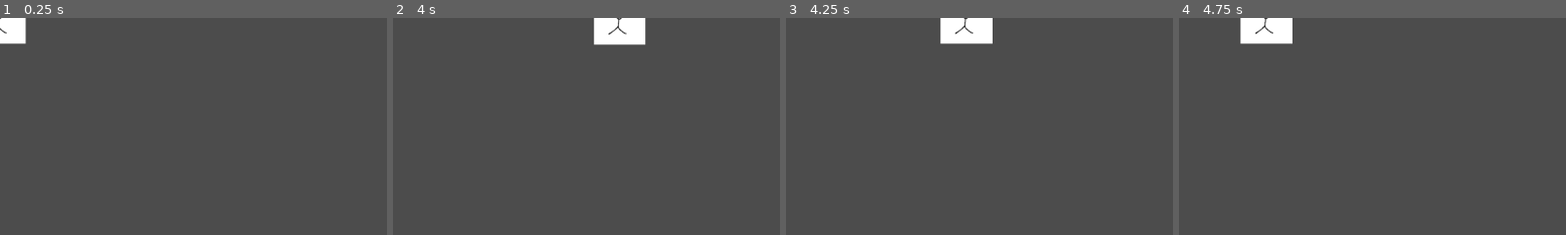
Above: before the commit, frames 1-4 (left to right).
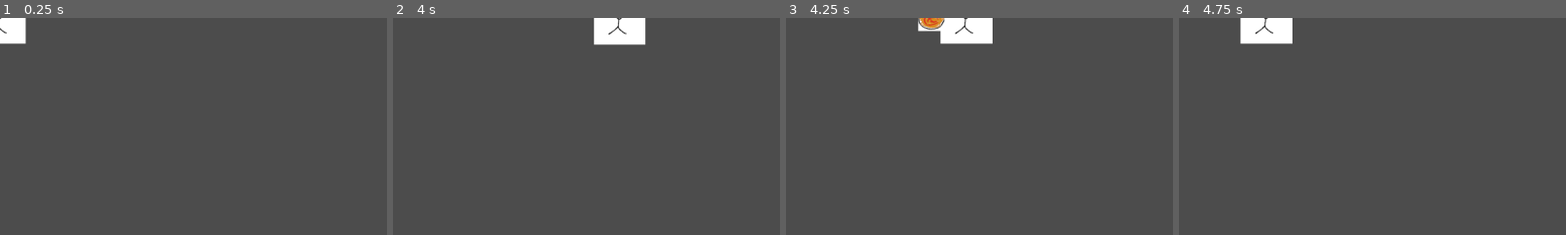
Above: after the commit, the same moments.

Repository: m-at-FNSPE/fitgamejam-team10
Game: Godot game, scene res://Game.tscn
Same seed, same stepped clock (60 frames per second), same inputs: the game is played once before the commit and once after it.
Inputs (mouse positions are % of the whole screen's width and height, from its top left):
- Up to frame 1 (0.25 s): no input
- Up to frame 2 (4 s): tap Enter at 0.5 s; move the mouse to (72, 45) at 0.52 s; hold D (movement_right) 0.53-1.28 s; move the mouse to (30, 55) at 1.27 s; hold S (movement_down) 1.28-2.03 s; move the mouse to (60, 28) at 2.02 s; hold D (movement_right) 2.03-2.78 s; move the mouse to (45, 70) at 2.77 s; hold W (movement_up) 2.78-3.53 s; move the mouse to (80, 65) at 3.52 s; hold A (movement_left) from 3.53 s (still down)
- Up to frame 3 (4.25 s): keep holding A (movement_left); click (80, 65) at 4.15 s
- Up to frame 4 (4.75 s): keep holding A (movement_left); move the mouse to (20, 35) at 4.27 s
The pictures show only the part of the screen within x 0-50%, y 0-50%; the shares and areas given below are measured in that part.

Frames 1-2 are identical in both runs. In frame 3, 0.4% of the frame differs, in the area x 34-42%, y 0-7%; in frame 4, nothing differs.

Commit message:
Merged olivers code

Diff:
--- /dev/null
+++ b/Player/Player.gd
@@ -0,0 +1,45 @@
+extends KinematicBody2D
+
+# Declare member variables here. Examples:
+# var a = 2
+# var b = "text"
+
+export var speed = 400
+export var acceleration = 100
+export var decay = 50.0
+
+var velocity = Vector2.ZERO
+
+export(PackedScene) var ProjectileScene
+export var projectile_speed = 1000
+
+# Called when the node enters the scene tree for the first time.
+func _ready():
+	pass # Replace with function body.
+
+
+# Called every frame. 'delta' is the elapsed time since the previous frame.
+func _process(delta):
+	var input = Vector2.ZERO
+	if Input.is_action_pressed("movement_up"):
+		input.y -= 1
+	if Input.is_action_pressed("movement_down"):
+		input.y += 1
+	if Input.is_action_pressed("movement_left"):
+		input.x -= 1
+	if Input.is_action_pressed("movement_right"):
+		input.x += 1
+	if Input.is_action_just_pressed("debug_action"):
+		var projectile = ProjectileScene.instance()
+		projectile.position = Vector2.ZERO
+		projectile.velocity = 1300
+		projectile.direction = input.angle()
+		add_child(projectile)
+
+	velocity += input.normalized() * acceleration
+	velocity = velocity.limit_length(speed)
+	if velocity.length() > 10:
+		velocity -= velocity.normalized() * decay
+	else:
+		velocity = Vector2.ZERO
+	position += velocity * delta
--- /dev/null
+++ b/Player/Player.tscn
@@ -0,0 +1,19 @@
+[gd_scene load_steps=4 format=2]
+
+[ext_resource path="res://Player/Player.gd" type="Script" id=1]
+[ext_resource path="res://Player/Projectile.tscn" type="PackedScene" id=2]
+[ext_resource path="res://art/player/player.tres" type="SpriteFrames" id=3]
+
+[node name="Player" type="KinematicBody2D"]
+script = ExtResource( 1 )
+speed = 500
+acceleration = 70
+decay = 40.0
+ProjectileScene = ExtResource( 2 )
+
+[node name="AnimatedSprite" type="AnimatedSprite" parent="."]
+frames = ExtResource( 3 )
+animation = "player"
+
+[node name="CollisionPolygon2D" type="CollisionPolygon2D" parent="."]
+polygon = PoolVector2Array( 10, -40, 13, -23, 7, -17, -1, -15, 1, -2, 14, -15, 18, -13, 0, 4, -1, 19, 19, 37, 16, 41, -5, 26, -28, 42, -31, 37, -7, 18, -5, 3, -38, -15, -36, -20, -4, -3, -5, -15, -16, -18, -21, -30, -18, -40, -5, -45, 8, -43 )
--- /dev/null
+++ b/Player/Projectile.gd
@@ -0,0 +1,21 @@
+extends Area2D
+
+
+# Declare member variables here. Examples:
+# var a = 2
+# var b = "text"
+
+export var velocity = 100
+export var direction = 0
+
+# Called when the node enters the scene tree for the first time.
+func _ready():
+	pass
+
+
+# Called every frame. 'delta' is the elapsed time since the previous frame.
+func _process(delta):
+	position += Vector2.RIGHT.rotated(direction) * velocity * delta
+
+func _on_VisibilityNotifier2D_screen_exited():
+	queue_free()
--- /dev/null
+++ b/Player/Projectile.tscn
@@ -0,0 +1,20 @@
+[gd_scene load_steps=4 format=2]
+
+[ext_resource path="res://art/projectile/gulica.png" type="Texture" id=1]
+[ext_resource path="res://Player/Projectile.gd" type="Script" id=2]
+
+[sub_resource type="RectangleShape2D" id=1]
+extents = Vector2( 32, 32 )
+
+[node name="Projectile" type="Area2D"]
+script = ExtResource( 2 )
+
+[node name="Sprite" type="Sprite" parent="."]
+texture = ExtResource( 1 )
+
+[node name="CollisionShape2D" type="CollisionShape2D" parent="."]
+shape = SubResource( 1 )
+
+[node name="VisibilityNotifier2D" type="VisibilityNotifier2D" parent="."]
+
+[connection signal="screen_exited" from="VisibilityNotifier2D" to="." method="_on_VisibilityNotifier2D_screen_exited"]
--- a/project.godot
+++ b/project.godot
@@ -60,6 +60,31 @@
 , Object(InputEventKey,"resource_local_to_scene":false,"resource_name":"","device":0,"alt":false,"shift":false,"control":false,"meta":false,"command":false,"pressed":false,"scancode":0,"physical_scancode":32,"unicode":0,"echo":false,"script":null)
  ]
 }
+movement_left={
+"deadzone": 0.5,
+"events": [ Object(InputEventKey,"resource_local_to_scene":false,"resource_name":"","device":0,"alt":false,"shift":false,"control":false,"meta":false,"command":false,"pressed":false,"scancode":65,"physical_scancode":0,"unicode":0,"echo":false,"script":null)
+ ]
+}
+movement_right={
+"deadzone": 0.5,
+"events": [ Object(InputEventKey,"resource_local_to_scene":false,"resource_name":"","device":0,"alt":false,"shift":false,"control":false,"meta":false,"command":false,"pressed":false,"scancode":68,"physical_scancode":0,"unicode":0,"echo":false,"script":null)
+ ]
+}
+movement_up={
+"deadzone": 0.5,
+"events": [ Object(InputEventKey,"resource_local_to_scene":false,"resource_name":"","device":0,"alt":false,"shift":false,"control":false,"meta":false,"command":false,"pressed":false,"scancode":87,"physical_scancode":0,"unicode":0,"echo":false,"script":null)
+ ]
+}
+movement_down={
+"deadzone": 0.5,
+"events": [ Object(InputEventKey,"resource_local_to_scene":false,"resource_name":"","device":0,"alt":false,"shift":false,"control":false,"meta":false,"command":false,"pressed":false,"scancode":83,"physical_scancode":0,"unicode":0,"echo":false,"script":null)
+ ]
+}
+debug_action={
+"deadzone": 0.5,
+"events": [ Object(InputEventMouseButton,"resource_local_to_scene":false,"resource_name":"","device":0,"alt":false,"shift":false,"control":false,"meta":false,"command":false,"button_mask":0,"position":Vector2( 0, 0 ),"global_position":Vector2( 0, 0 ),"factor":1.0,"button_index":1,"pressed":false,"doubleclick":false,"script":null)
+ ]
+}
 
 [physics]
 
